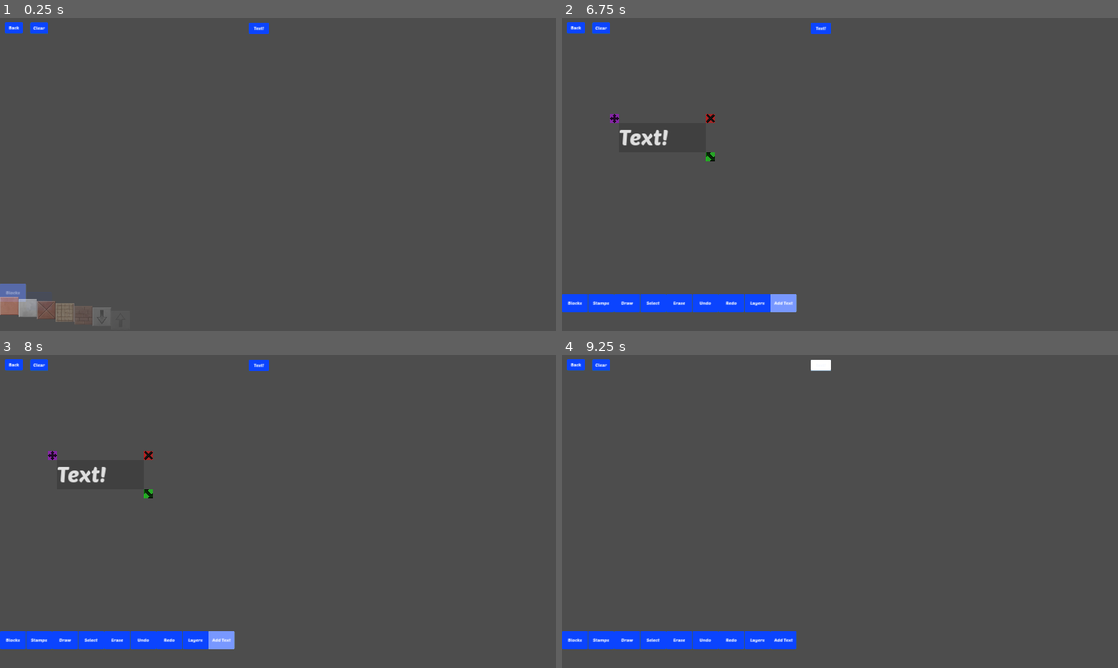
Above: before the commit, frames 1-4 (two rows, left to right).
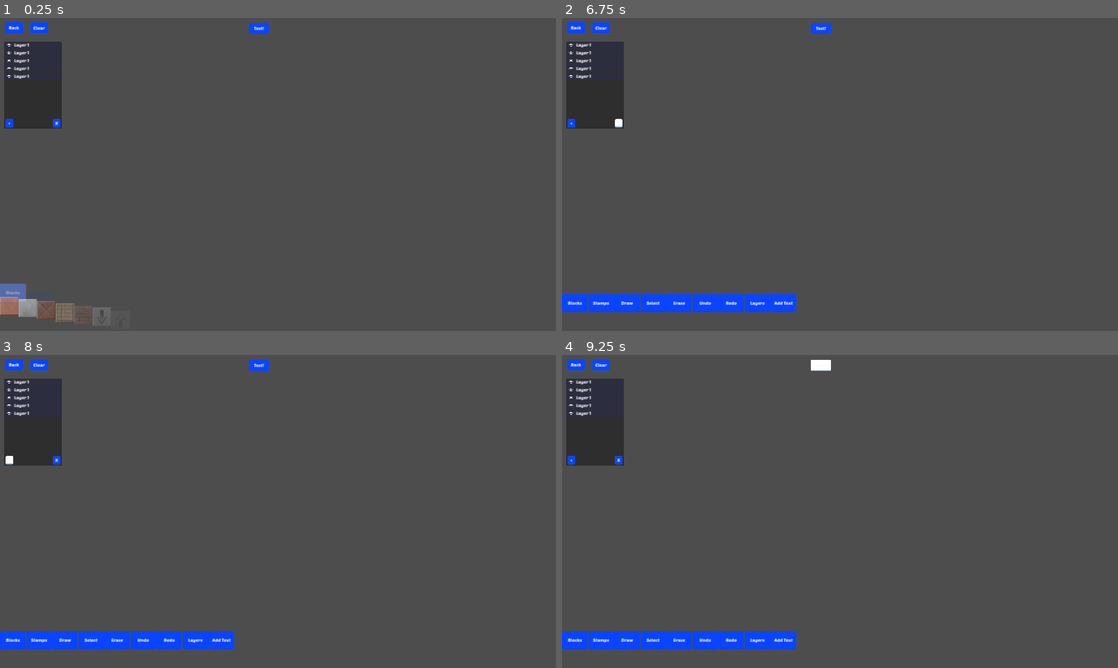
Above: after the commit, the same moments.

Repository: jacob-grahn/platform-racing-4
Game: Godot game, scene res://pages/editor/Editor.tscn
Two runs of this game, one before a commit and one after it. Both use one fixed random seed, a clock stepped at 60 frames per second and the inputs below. This scene is started directly instead of the project's main scene.
Inputs (mouse positions are in pixels of both pictures, inside the frame that each line leads up to):
- Up to frame 1 (0.25 s): no input
- Up to frame 2 (6.75 s): click "Blocks" at 0.5 s; click "Stamps" at 1.25 s; click "Draw" at 2 s; click "Select" at 2.75 s; click "Undo" at 3.5 s; click "Redo" at 4.25 s; click "Layers" at 5 s; click "Add Text" at 5.75 s; click (617, 124) at 6.5 s, where only the run after the commit has a clickable "X"
- Up to frame 3 (8 s): click (11, 461) at 7.25 s, where only the run after the commit has a clickable "+"
- Up to frame 4 (9.25 s): click "Clear" at 8 s; click "Test!" at 8.75 s

The runs differ from the first frame. In frame 1, 2.8% of the frame differs, in the area x 0-12%, y 7-36%; in frame 2, 3.4%, in the area x 0-43%, y 7-94%; in frame 3, 3.4%; in frame 4, 2.8%.
Error in both runs: Attempt to call function 'set_scene' in base 'null instance' on a null instance. (res://singletons/helpers/Helpers.gd:22)

Commit message:
layer thing that doesn't work yet

Diff:
--- a/client/pages/editor/Editor.tscn
+++ b/client/pages/editor/Editor.tscn
@@ -10,6 +10,7 @@
 [ext_resource type="PackedScene" uid="uid://b58uyky8g3863" path="res://pages/editor/LevelDecoder.tscn" id="7_kmgse"]
 [ext_resource type="PackedScene" uid="uid://c1an2cgd34sv1" path="res://pages/editor/menu/EditorMenu.tscn" id="8_c5wg3"]
 [ext_resource type="Theme" uid="uid://cf25w553mynfo" path="res://theme.tres" id="8_t266g"]
+[ext_resource type="PackedScene" uid="uid://cntljr72fl7i0" path="res://pages/editor/layer_panel/LayerPanel.tscn" id="11_vx1vu"]
 
 [node name="Editor" type="Node2D"]
 script = ExtResource("1_qeoq7")
@@ -32,6 +33,9 @@
 [node name="Cursor" parent="UI" instance=ExtResource("4_pnfuv")]
 
 [node name="EditorMenu" parent="UI" instance=ExtResource("8_c5wg3")]
+
+[node name="LayerPanel" parent="UI" instance=ExtResource("11_vx1vu")]
+position = Vector2(28, 162)
 
 [node name="Test" type="Button" parent="UI"]
 offset_left = 1718.0
--- /dev/null
+++ b/client/pages/editor/layer_panel/LayerPanel.gd
@@ -0,0 +1,31 @@
+extends Node2D
+
+const LAYER = preload("res://layers/Layer.tscn")
+const LAYER_ROW = preload("res://pages/editor/layer_panel/LayerRow.tscn")
+
+var layers: Node2D
+@onready var row_holder = $ScrollContainer/RowHolder
+
+
+func _ready():
+	pass
+
+
+func set_layers(layers_: Node2D) -> void:
+	layers = layers_
+	render()
+
+
+func render() -> void:
+	clear()
+	var layer_array = layers.get_children()
+	for layer in layer_array:
+		var row = LAYER_ROW.instantiate()
+		row.position.y = row_holder.get_child_count() * 50
+		row.get_node("Label").text = layer.name
+		row_holder.add_child(row)
+
+
+func clear() -> void:
+	for child in row_holder.get_children():
+		child.queue_free()
--- /dev/null
+++ b/client/pages/editor/layer_panel/LayerPanel.tscn
@@ -0,0 +1,52 @@
+[gd_scene load_steps=4 format=3 uid="uid://cntljr72fl7i0"]
+
+[ext_resource type="Theme" uid="uid://cf25w553mynfo" path="res://theme.tres" id="1_qwtjx"]
+[ext_resource type="Script" path="res://pages/editor/layer_panel/LayerPanel.gd" id="1_vw7vn"]
+[ext_resource type="PackedScene" uid="uid://cfsddu7uhkrp5" path="res://pages/editor/layer_panel/LayerRow.tscn" id="2_urqxs"]
+
+[node name="LayerPanel" type="Node2D"]
+script = ExtResource("1_vw7vn")
+
+[node name="Panel" type="Panel" parent="."]
+offset_right = 400.0
+offset_bottom = 600.0
+
+[node name="ScrollContainer" type="ScrollContainer" parent="."]
+offset_right = 408.0
+offset_bottom = 600.0
+horizontal_scroll_mode = 0
+
+[node name="RowHolder" type="VBoxContainer" parent="ScrollContainer"]
+custom_minimum_size = Vector2(400, 600)
+layout_mode = 2
+
+[node name="LayerRow2" parent="ScrollContainer/RowHolder" instance=ExtResource("2_urqxs")]
+layout_mode = 2
+
+[node name="LayerRow" parent="ScrollContainer/RowHolder" instance=ExtResource("2_urqxs")]
+layout_mode = 2
+
+[node name="LayerRow3" parent="ScrollContainer/RowHolder" instance=ExtResource("2_urqxs")]
+layout_mode = 2
+
+[node name="LayerRow4" parent="ScrollContainer/RowHolder" instance=ExtResource("2_urqxs")]
+layout_mode = 2
+
+[node name="LayerRow5" parent="ScrollContainer/RowHolder" instance=ExtResource("2_urqxs")]
+layout_mode = 2
+
+[node name="DeleteButton" type="Button" parent="."]
+offset_left = 338.0
+offset_top = 535.0
+offset_right = 389.0
+offset_bottom = 590.0
+theme = ExtResource("1_qwtjx")
+text = "X"
+
+[node name="NewButton" type="Button" parent="."]
+offset_left = 10.0
+offset_top = 535.0
+offset_right = 65.0
+offset_bottom = 590.0
+theme = ExtResource("1_qwtjx")
+text = "+"
--- /dev/null
+++ b/client/pages/editor/layer_panel/LayerPanelTest.gd
@@ -0,0 +1,8 @@
+extends Node2D
+
+@onready var layer_panel = $LayerPanel
+@onready var layers = $Layers
+
+
+func _ready():
+	layer_panel.set_layers(layers)
--- /dev/null
+++ b/client/pages/editor/layer_panel/LayerPanelTest.tscn
@@ -0,0 +1,16 @@
+[gd_scene load_steps=3 format=3 uid="uid://bm4vqknhbv88f"]
+
+[ext_resource type="Script" path="res://pages/editor/layer_panel/LayerPanelTest.gd" id="1_ep14u"]
+[ext_resource type="PackedScene" uid="uid://cntljr72fl7i0" path="res://pages/editor/layer_panel/LayerPanel.tscn" id="1_u5jcm"]
+
+[node name="LayerPanelTest" type="Node2D"]
+script = ExtResource("1_ep14u")
+
+[node name="LayerPanel" parent="." instance=ExtResource("1_u5jcm")]
+position = Vector2(400, 349)
+
+[node name="Layers" type="Node2D" parent="."]
+
+[node name="Art 1" type="ParallaxBackground" parent="Layers"]
+
+[node name="Blocks" type="ParallaxBackground" parent="Layers"]
--- /dev/null
+++ b/client/pages/editor/layer_panel/LayerRow.tscn
@@ -0,0 +1,32 @@
+[gd_scene load_steps=3 format=3 uid="uid://cfsddu7uhkrp5"]
+
+[ext_resource type="Theme" uid="uid://cf25w553mynfo" path="res://theme.tres" id="1_w2du1"]
+[ext_resource type="Texture2D" uid="uid://csldj28jkpwjh" path="res://pages/editor/layer_panel/eye.png" id="2_o3boq"]
+
+[node name="LayerRow" type="Control"]
+custom_minimum_size = Vector2(400, 50)
+layout_mode = 3
+anchors_preset = 0
+offset_right = 400.0
+offset_bottom = 50.0
+
+[node name="ColorRect" type="ColorRect" parent="."]
+custom_minimum_size = Vector2(400, 50)
+layout_mode = 0
+offset_right = 400.0
+offset_bottom = 50.0
+color = Color(0.172549, 0.176471, 0.247059, 1)
+
+[node name="Label" type="Label" parent="."]
+layout_mode = 2
+offset_left = 70.0
+offset_top = 3.0
+offset_right = 390.0
+offset_bottom = 43.0
+theme = ExtResource("1_w2du1")
+text = "Layer 1"
+
+[node name="Eye" type="Sprite2D" parent="."]
+position = Vector2(35, 26)
+scale = Vector2(0.5, 0.5)
+texture = ExtResource("2_o3boq")
Not shown: 1 places in client/pages/editor/Editor.tscn that only renumber resources
Binary file added: client/pages/editor/layer_panel/eye.png
Not shown, added: client/pages/editor/layer_panel/eye.png.import
